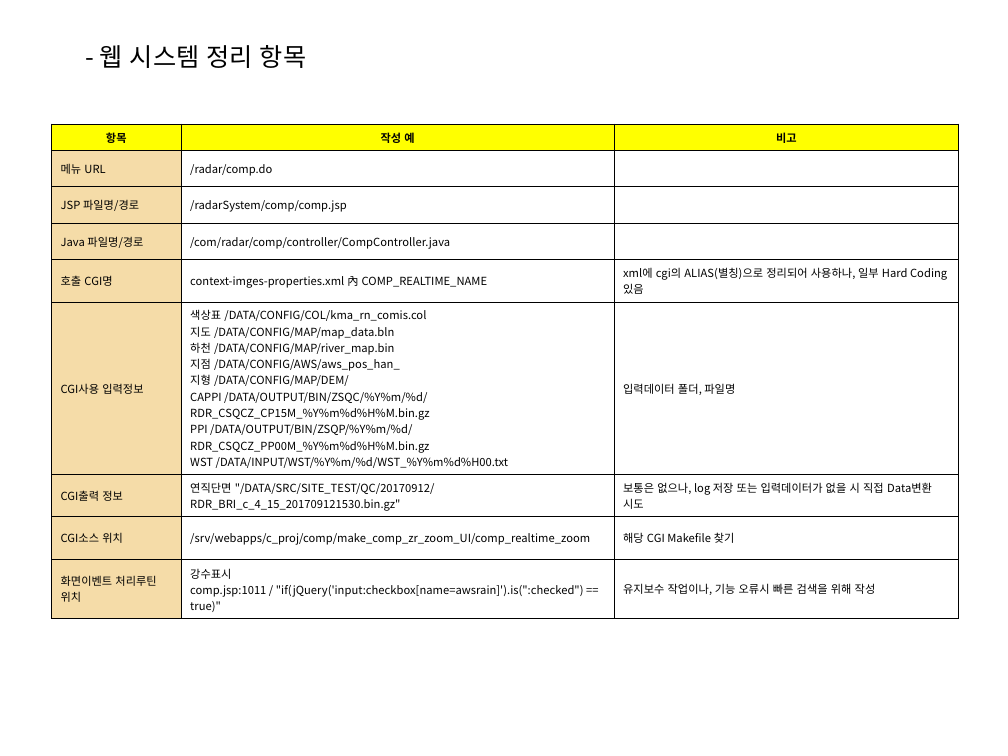
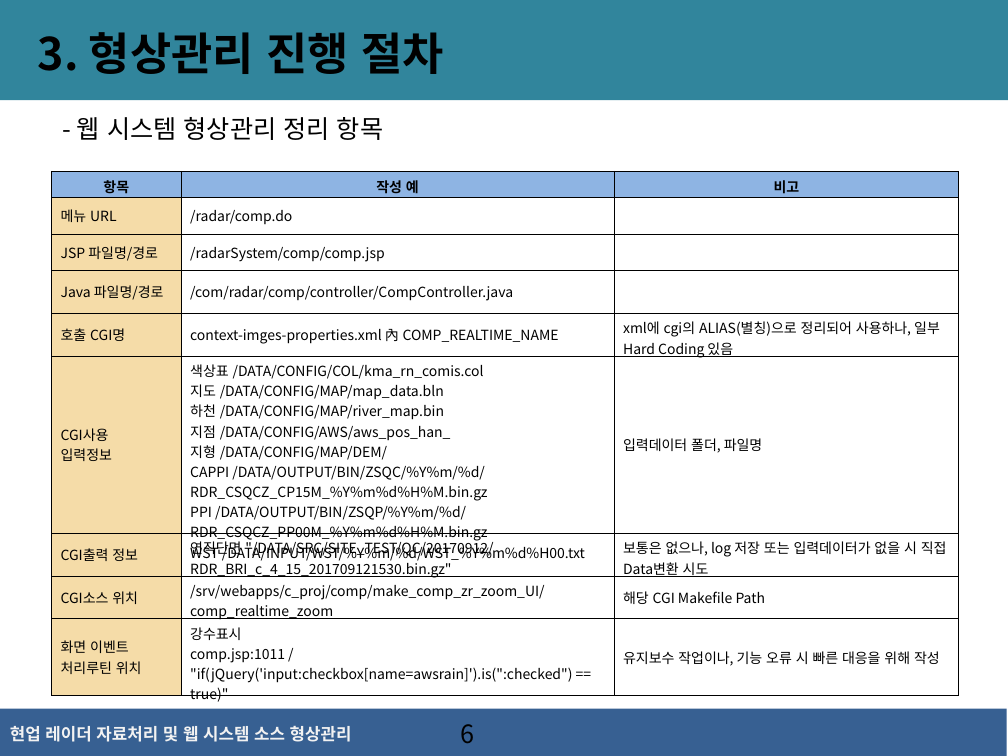
Before and after one commit to kodak00/FirstJava, a slide deck: slide 6 of 현업 레이더자료처리 및 웹시스템 소스 형상관리(김언식).pptx (slide 5 before the commit). Drawn at 1008x756 pixels with LibreOffice and Linux fonts; fonts in the diff are those of the drawing; background and template pictures are left out. Boxes give left, top, right and bottom in pixels: in the first picture for what was removed or moved away, otherwise in the second. Text is boxed around its words. In the diff, an @@ line names an element or a change of style, - is before the commit and + after.

```diff
--- a/현업 레이더자료처리 및 웹시스템 소스 형상관리(김언식).pptx
+++ b/현업 레이더자료처리 및 웹시스템 소스 형상관리(김언식).pptx
@@ rectangle added at [0, 0, 1008, 100], fill #31859C @@
@@ text added at [38, 32, 443, 74], 32 pt, text #000000, bold @@
+3. 형상관리 진행 절차
@@ text at [77, 117, 383, 140]: text changed @@
-- 웹 시스템 정리 항목
+- 웹 시스템 형상관리 정리 항목
@@ table at [51, 171, 960, 706] @@
-row 6, column 1: CGI사용 입력정보
+row 6, column 1: CGI사용 / 입력정보
-row 8, column 3: 해당 CGI Makefile 찾기
+row 8, column 3: 해당 CGI Makefile Path
-row 9, column 1: 화면이벤트 처리루틴 위치
+row 9, column 1: 화면 이벤트 처리루틴 위치
-row 9, column 3: 유지보수 작업이나, 기능 오류시 빠른 검색을 위해 작성
+row 9, column 3: 유지보수 작업이나, 기능 오류 시 빠른 대응을 위해 작성
@@ fill #FFFF00 to #8EB4E3 in row 1 @@
@@ size 8 to 10 pt @@
@@ table: place and size @@
-table at [51, 124, 960, 616]
+table at [51, 171, 960, 706]
@@ rectangle added at [0, 709, 1007, 756], fill #376092 @@
@@ text added at [10, 726, 352, 742], 12 pt, text #F2F2F2, bold @@
+현업 레이더 자료처리 및 웹 시스템 소스 형상관리
@@ page number added at [460, 724, 474, 744], 18 pt, text #000000 @@
+6
```
Also in this commit, not shown: 9 other slides changed, 6 slides added, 3 slides removed.
